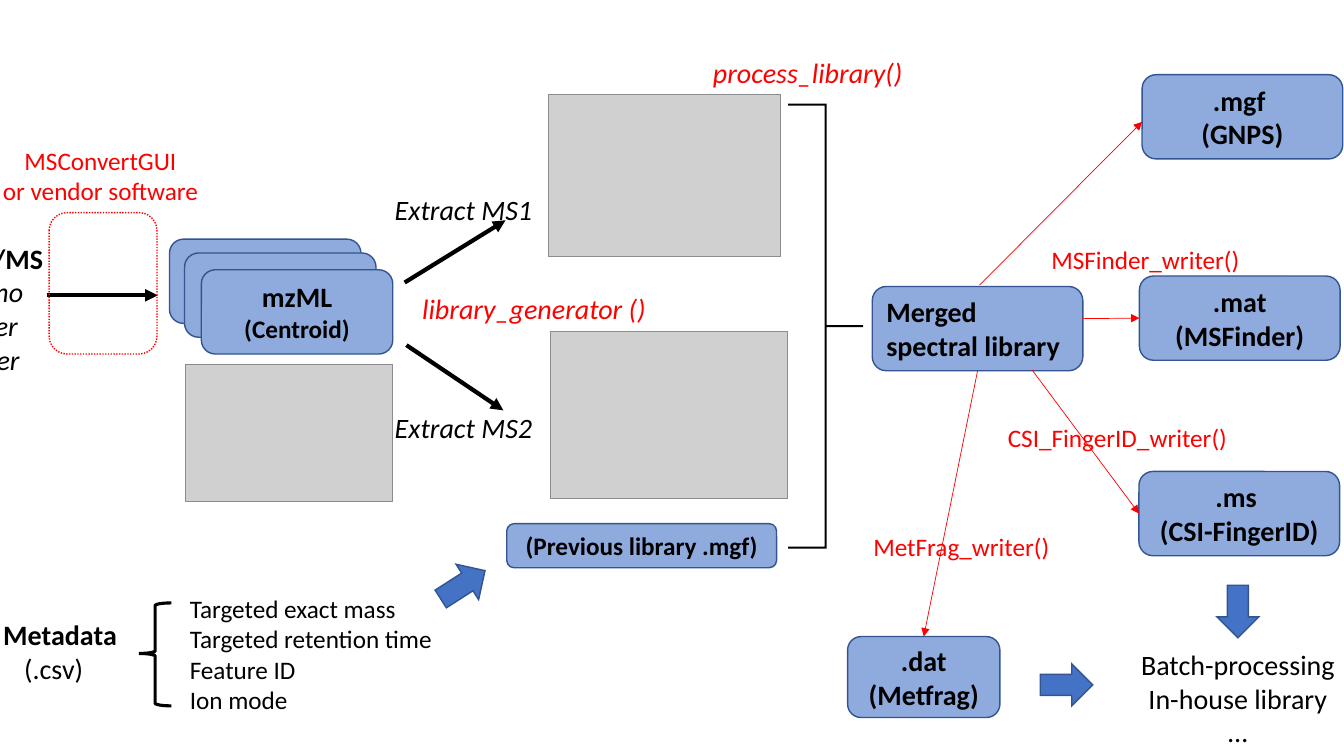
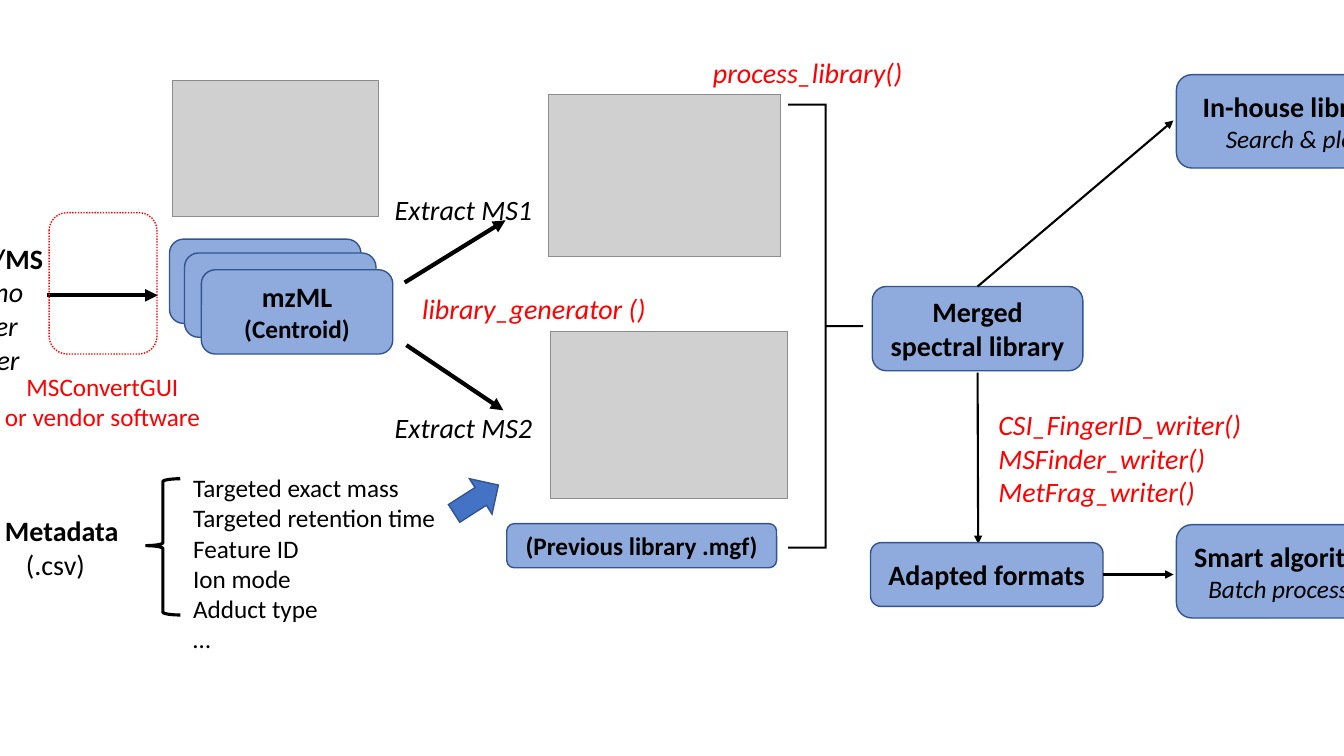
Before and after one commit to daniellyz/MergeION, a slide deck: slide 1 of inst/tmp.pptx. Drawn at 1344x756 pixels with LibreOffice and Linux fonts; fonts in the diff are those of the drawing; grey boxes stand for pictures. Boxes give left, top, right and bottom in pixels: in the first picture for what was removed or moved away, otherwise in the second. Text is boxed around its words. In the diff, an @@ line names an element or a change of style, - is before the commit and + after.

Commit message:
add visualize and search library,update tutorial

```diff
--- a/inst/tmp.pptx
+++ b/inst/tmp.pptx
@@ rectangle: place and size @@
-rectangle at (0,50,1344,756)
+rectangle at (0,50,1344,658)
@@ picture: place and size @@
-picture at (186,365,392,501)
+picture at (172,80,379,216)
@@ rounded rectangle "In-house library": place and size @@
-rounded rectangle "In-house library" at (1142,75,1343,159)
+rounded rectangle "In-house library" at (1177,75,1344,168)
@@ text in rounded rectangle at (1203,97,1305,148): text changed @@
-.mgf
-(GNPS)
+In-house library
+Search & plot
@@ arrow moved from (980, 285) - (1142, 122) to (978, 286) - (1174, 121) @@
@@ arrow (978, 286) - (1174, 121): stroke #FF0000 0.5 pt to #000000 1.5 pt @@
@@ text removed at (1051,251,1239,273) @@
-MSFinder_writer()
@@ rounded rectangle "Merged spectral library" at (872,286,1083,371): alignment left to centre @@
@@ rounded rectangle removed at (1139,276,1340,361) @@
-.mat (MSFinder)
@@ arrow removed from (1082, 319) to (1139, 319) @@
@@ text "MSConvertGUI": place and size @@
-text "MSConvertGUI" at (3,153,197,200)
+text "MSConvertGUI" at (5,379,199,426)
@@ arrow removed from (978, 371) to (924, 636) @@
@@ arrow added from (978, 373) to (978, 544), #000000 1.5 pt @@
@@ arrow removed from (1032, 370) to (1139, 514) @@
@@ text "CSI_FingerID_writer()": place and size @@
-text "CSI_FingerID_writer()" at (1008,427,1227,454)
+text "CSI_FingerID_writer()" at (998,414,1241,507)
@@ text at (998,414,1241,440): size 18 to 20 pt, italic on in "CSI_FingerID_writer()" @@
@@ text at (998,448,1205,507): paragraphs added @@
+MSFinder_writer()
+MetFrag_writer()
@@ left brace: place and size @@
-left brace at (139,603,171,706)
+left brace at (145,479,180,615)
@@ text "Targeted exact mass": place and size @@
-text "Targeted exact mass" at (190,600,432,709)
+text "Targeted exact mass" at (193,479,435,622)
@@ down arrow: place and size @@
-down arrow at (429,553,496,617)
+down arrow at (443,467,510,531)
@@ rounded rectangle removed at (1139,472,1340,557) @@
-.ms
-(CSI-FingerID)
@@ text "Metadata": place and size @@
-text "Metadata" at (3,625,117,683)
+text "Metadata" at (5,521,119,579)
@@ text removed at (873,535,1049,562) @@
-MetFrag_writer()
@@ rounded rectangle added at (1177,524,1344,618), fill #8FAADC, outline #325491 1 pt, 20 pt, text #000000, bold @@
+Smart algorithms
+Batch processing
@@ rounded rectangle added at (871,542,1104,606), fill #8FAADC, outline #325491 1 pt, 20 pt, text #000000, bold @@
+Adapted formats
@@ arrow added from (1103, 575) to (1174, 575), #000000 1.5 pt @@
@@ down arrow removed at (1217,586,1259,638) @@
@@ text at (193,600,318,622): paragraphs added @@
+Adduct type
+…
@@ rounded rectangle removed at (848,636,1000,717) @@
-.dat
-(Metfrag)
@@ text removed at (1141,655,1335,714) @@
-Batch-processing
-In-house library
-…
@@ down arrow removed at (1041,663,1093,706) @@
```
Also in this commit, not shown: 1 other slide changed, 1 slide added, 11 other files.
